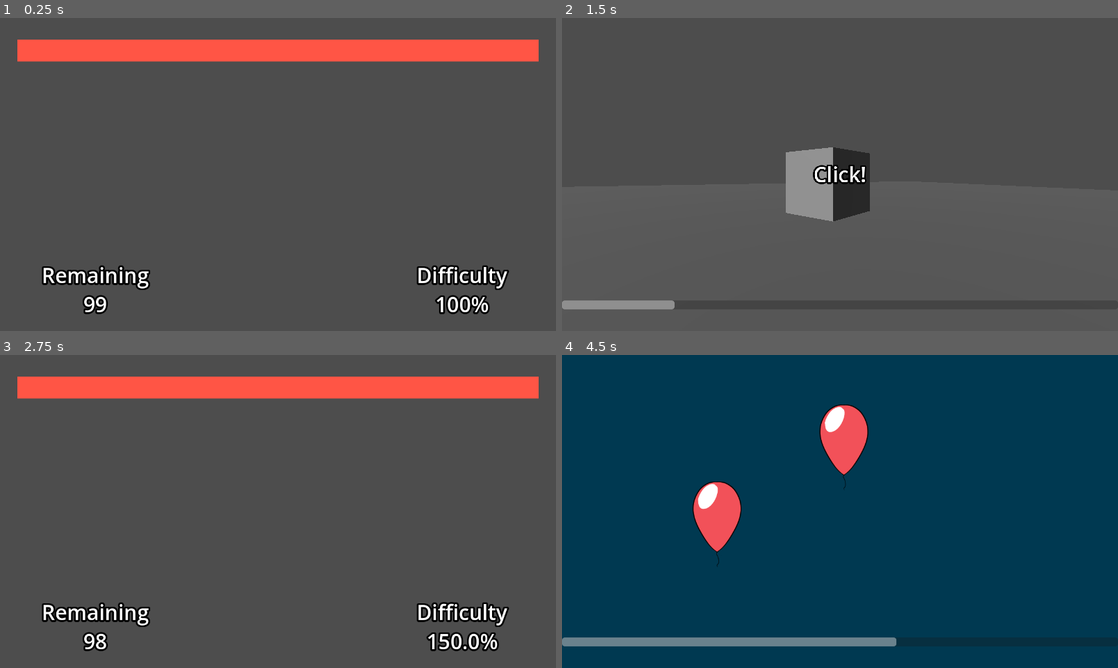
Above: before the commit, frames 1-4 (two rows, left to right).
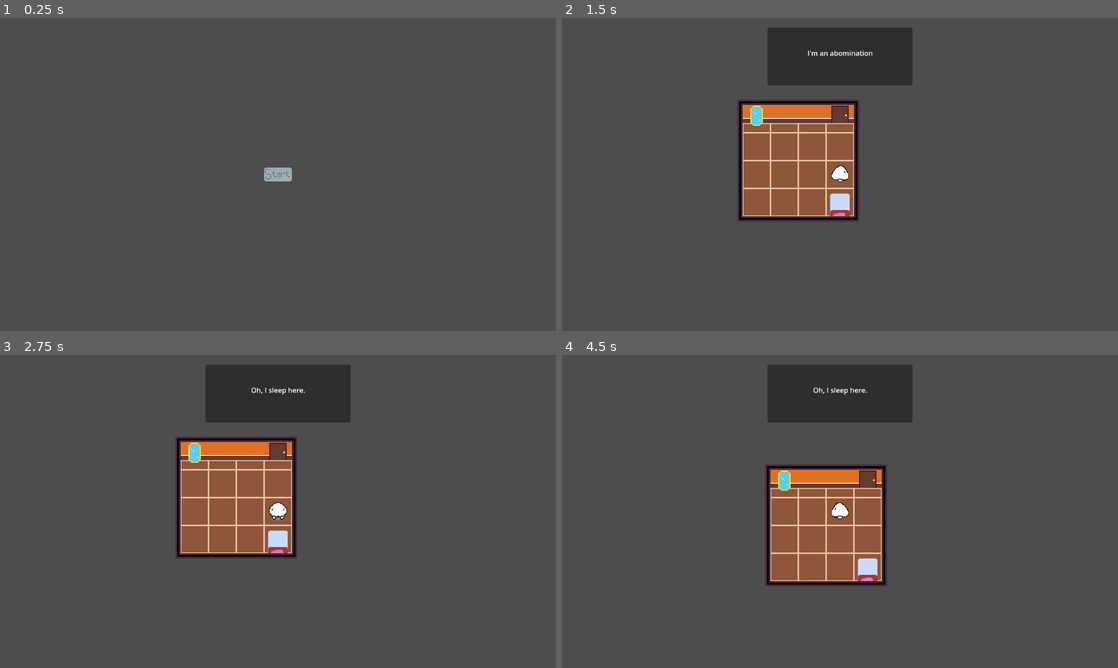
Above: after the commit, the same moments.

Repository: GDAC-at-Davis/GDAC-minigame-framework
Game: Godot game, scene res://scenes/Main.tscn
The game is run twice, just before and just after one commit, with the same random seed, the same clock (stepped at 60 frames per second) and the same inputs. Before the commit the project starts from res://minigames/balloon_popper/BalloonPopperTester.tscn.
Inputs (mouse positions are in pixels of both pictures, inside the frame that each line leads up to):
- Up to frame 1 (0.25 s): no input
- Up to frame 2 (1.5 s): click (840, 174) at 0.52 s; move the mouse to (962, 158) at 1.27 s; hold D (right) from 1.28 s (still down); click (962, 158) at 1.35 s
- Up to frame 3 (2.75 s): move the mouse to (166, 527) at 2.02 s; release D (right) at 2.03 s; hold S (down) from 2.03 s (still down); click (166, 527) at 2.1 s
- Up to frame 4 (4.5 s): tap Enter at 2.75 s; move the mouse to (895, 442) at 2.77 s; release S (down) at 2.78 s; hold D (right) 2.78-3.53 s; click (895, 442) at 2.85 s; move the mouse to (689, 549) at 3.52 s; hold W (up) 3.53-4.28 s; click (689, 549) at 3.6 s; move the mouse to (867, 389) at 4.27 s; hold A (left) from 4.28 s (still down); click (867, 389) at 4.35 s

The runs differ from the first frame. In frame 1, 9.3% of the frame differs, in the area x 3-97%, y 6-95%; in frame 2, 14%; in frame 3, 21%; in frame 4, 100%, in the area x 0-100%, y 0-100%.

Commit message:
Reworked management
Minigame and World scene management have been fully separated

Diff:
--- a/MinigameFramework/minigames/balloon_popper/BalloonPopperTester.tscn
+++ b/MinigameFramework/minigames/balloon_popper/BalloonPopperTester.tscn
@@ -12,6 +12,7 @@
 total_lives = 99
 difficulty_rate = 1
 difficulty_step = 0.5
+starting_difficulty = 1.0
 transition_time = 1.0
 metadata/_custom_type_script = "uid://p73k0qpka7a6"
 
--- a/MinigameFramework/project.godot
+++ b/MinigameFramework/project.godot
@@ -11,9 +11,13 @@
 [application]
 
 config/name="Skeleton Game"
-run/main_scene="uid://cmt8qa0bm0twj"
+run/main_scene="uid://bwqc1yd5512xs"
 config/features=PackedStringArray("4.4", "Forward Plus")
 config/icon="res://icon.svg"
+
+[autoload]
+
+GameManager="*res://scripts/game_manager.gd"
 
 [display]
 
--- a/MinigameFramework/scenes/GodScene.tscn
+++ /dev/null
@@ -1,8 +0,0 @@
-[gd_scene load_steps=2 format=3 uid="uid://blmvycvgmnnxv"]
-
-[ext_resource type="Script" uid="uid://dtmlo62vwyrq0" path="res://scripts/god_scene.gd" id="1_65nfc"]
-
-[node name="GodScene" type="Node2D"]
-script = ExtResource("1_65nfc")
-
-[node name="UICanvas" type="CanvasLayer" parent="."]
--- /dev/null
+++ b/MinigameFramework/scenes/Main.tscn
@@ -0,0 +1,7 @@
+[gd_scene load_steps=2 format=3 uid="uid://bwqc1yd5512xs"]
+
+[ext_resource type="Script" uid="uid://bwmyciuynxuo1" path="res://scripts/main.gd" id="1_0bbpv"]
+
+[node name="Main" type="Node"]
+script = ExtResource("1_0bbpv")
+metadata/_custom_type_script = "uid://bwmyciuynxuo1"
--- /dev/null
+++ b/MinigameFramework/scenes/WorldManager.tscn
@@ -0,0 +1,8 @@
+[gd_scene load_steps=2 format=3 uid="uid://blmvycvgmnnxv"]
+
+[ext_resource type="Script" uid="uid://dtmlo62vwyrq0" path="res://scripts/world_manager.gd" id="1_8lmw3"]
+
+[node name="WorldManager" type="Node2D"]
+script = ExtResource("1_8lmw3")
+
+[node name="UICanvas" type="CanvasLayer" parent="."]
--- /dev/null
+++ b/MinigameFramework/scripts/game_manager.gd
@@ -0,0 +1,21 @@
+extends Node
+
+var main_scene: Node
+var world_manager: WorldManager
+var minigame_manager: MinigameManager
+
+var _world_manager_scene: PackedScene = preload("res://scenes/WorldManager.tscn")
+var _minigame_manager_scene: PackedScene = preload("res://scenes/MinigameManager.tscn")
+
+func _ready():
+	world_manager = _world_manager_scene.instantiate()
+	minigame_manager = _minigame_manager_scene.instantiate()
+
+func switch_to_minigames(minigame_data : MinigameGroupData):
+	main_scene.remove_child(world_manager)
+	main_scene.add_child(minigame_manager)
+	minigame_manager.start(minigame_data)
+
+func switch_to_world():
+	main_scene.remove_child(minigame_manager)
+	main_scene.add_child(world_manager)
--- a/MinigameFramework/scripts/god_scene.gd
+++ /dev/null
@@ -1,52 +0,0 @@
-class_name GodScene
-extends Node2D
-
-const scene_dict = {
-	"Home" : preload("res://scenes/HomeRoom.tscn"),
-}
-
-const ui_dict = {
-	"Menu" : preload("res://scenes/Menu.tscn"),
-	"Home" : preload("res://scenes/UI.tscn"),
-}
-
-var minigame_manager_scene: PackedScene = preload("res://scenes/MinigameManager.tscn")
-var active_scene = null
-var active_ui = null
-
-@onready var ui_canvas = $UICanvas
-
-# Helper functions
-
-func load_scene(scene_name : String):
-	if active_scene != null:
-		active_scene.queue_free()
-		active_scene = null
-	if active_ui != null:
-		active_ui.queue_free()
-		active_ui = null
-	if scene_name in ui_dict:
-		active_ui = ui_dict[scene_name].instantiate()
-		ui_canvas.add_child(active_ui)
-	if scene_name in scene_dict:
-		active_scene = scene_dict[scene_name].instantiate()
-		add_child(active_scene)
-
-func load_minigame_manager(data: MinigameGroupData):
-	if active_scene != null:
-		active_scene.queue_free()
-		active_scene = null
-	if active_ui != null:
-		active_ui.queue_free()
-		active_ui = null
-	active_scene = minigame_manager_scene.instantiate()
-	(active_scene as MinigameManager).setup_data(data)
-	add_child(active_scene)
-
-func get_ui():
-	return active_ui
-
-# End of helper functions
-
-func _ready() -> void:
-	load_scene("Menu")
--- a/MinigameFramework/scripts/home_room.gd
+++ b/MinigameFramework/scripts/home_room.gd
@@ -4,7 +4,6 @@
 var player = null
 @onready var visual_tilemap = $VisualTileMap
 @onready var collision_tilemap = $CollisionTileMap
-@onready var ui = get_parent().get_ui()
 
 var CELL_SIZE = 32
 var SPAWN_CELL_ID = 4
@@ -67,12 +66,12 @@
 func interact(interaction : String):
 	match interaction:
 		"bed":
-			ui.play_text("Oh, I sleep here.")
+			GameManager.world_manager.active_ui.play_text("Oh, I sleep here.")
 		"mirror":
-			ui.play_text("I'm an abomination")
+			GameManager.world_manager.active_ui.play_text("I'm an abomination")
 		"door":
-			ui.play_text("get me out of here")
-			(get_parent() as GodScene).load_minigame_manager(preload("res://resources/minigame_groups/home_minigame_group.tres"))
+			GameManager.world_manager.active_ui.play_text("get me out of here")
+			GameManager.switch_to_minigames(preload("res://resources/minigame_groups/home_minigame_group.tres"))
 
 func _ready() -> void:
 	spawn_player()
--- /dev/null
+++ b/MinigameFramework/scripts/main.gd
@@ -0,0 +1,7 @@
+class_name Main
+extends Node
+
+func _ready() -> void:
+	GameManager.main_scene = self
+	GameManager.switch_to_world()
+	GameManager.world_manager.load_ui("Menu")
--- a/MinigameFramework/scripts/menu.gd
+++ b/MinigameFramework/scripts/menu.gd
@@ -1,6 +1,5 @@
 extends Control
 
-@onready var god_scene = get_parent().get_parent()
-
 func _on_start_button_pressed() -> void:
-	god_scene.load_scene("Home")
+	GameManager.world_manager.load_scene("Home")
+	GameManager.world_manager.load_ui("Home")
--- a/MinigameFramework/scripts/minigame.gd
+++ b/MinigameFramework/scripts/minigame.gd
@@ -12,7 +12,6 @@
 @export var skip_time: float = 1.0
 
 var countdown_timer: Timer
-var minigame_manager: MinigameManager
 
 ## Represents the current difficulty level of the minigame. A value of 2.0 should roughly translate to the minigame being twice as difficult.
 var difficulty: float = 1.0
@@ -27,7 +26,7 @@
 	add_child(countdown_timer)
 	countdown_timer.timeout.connect(_on_countdown_timeout)
 
-	difficulty = minigame_manager.difficulty_scale
+	difficulty = GameManager.minigame_manager.difficulty_scale
 
 	start()
 
@@ -37,7 +36,7 @@
 
 
 func _physics_process(delta):
-	minigame_manager.update_time_display(countdown_timer.time_left, countdown_time)
+	GameManager.minigame_manager.update_time_display(countdown_timer.time_left, countdown_time)
 	run()
 
 
@@ -87,4 +86,4 @@
 	if not has_won:
 		lose()
 	complete()
-	minigame_manager.minigame_completed.emit(has_won)
+	GameManager.minigame_manager.minigame_completed.emit(has_won)
--- a/MinigameFramework/scripts/minigame_group.gd
+++ b/MinigameFramework/scripts/minigame_group.gd
@@ -15,5 +15,7 @@
 @export var difficulty_rate: int = 2
 ## Amount the difficulty increases each time
 @export var difficulty_step: float = 0.2
+## The difficulty to start at
+@export var starting_difficulty: float = 1.0
 ## How long to stay on the transition screen
 @export var transition_time: float = 3.0
--- a/MinigameFramework/scripts/minigame_manager.gd
+++ b/MinigameFramework/scripts/minigame_manager.gd
@@ -53,9 +53,7 @@
 @onready var difficulty_label: RichTextLabel = $TransitionLayer/DifficultyLabel
 @onready var minigames_left_label: RichTextLabel = $TransitionLayer/MinigamesLeftLabel
 
-func _ready() -> void:
-	minigame_completed.connect(_on_minigame_completed)
-
+func _ready():
 	instruction_timer = Timer.new()
 	instruction_timer.one_shot = true
 	instruction_timer.timeout.connect(_on_instruction_timer_timeout)
@@ -64,34 +62,37 @@
 	transition_timer = Timer.new()
 	transition_timer.one_shot = true
 	transition_timer.timeout.connect(_on_transition_timer_timeout)
+	add_child(transition_timer)
+
+func _process(delta):
+	if instruction_timer.time_left > 0:
+		var weight = _instruction_scale_curve.sample_baked((INSTRUCTION_DISPLAY_TIME - instruction_timer.time_left) / (INSTRUCTION_DISPLAY_TIME))
+		instruction_label.scale = Vector2(lerpf(1.0, 5.0, weight), lerpf(1.0, 5.0, weight))
+
+
+func start(minigame_data: MinigameGroupData):
+	data = minigame_data
+	minigame_completed.connect(_on_minigame_completed)
+
+	current_minigame_node = null
 	transition_timer.wait_time = data.transition_time
-	add_child(transition_timer)
-	transition_timer.start()
-
 	health_bar.max_value = data.total_lives
 	health_bar.value = data.total_lives
 	lives_left = data.total_lives
 	minigames_left = data.total_minigames
+	difficulty_scale = data.starting_difficulty
+	_minigame_idx = 0
 
 	if data.transition_background:
 		transition_layer.add_child(data.transition_background.instantiate())
 	minigame_ui_layer.visible = false
 
 	data.minigames.shuffle()
-
-
-func _process(delta):
-	var weight = _instruction_scale_curve.sample_baked((INSTRUCTION_DISPLAY_TIME - instruction_timer.time_left) / (INSTRUCTION_DISPLAY_TIME))
-	instruction_label.scale = Vector2(lerpf(1.0, 5.0, weight), lerpf(1.0, 5.0, weight))
-
-
-func setup_data(minigame_data: MinigameGroupData):
-	data = minigame_data
-
+	transition_timer.start()
 
 func start_minigame() -> void:
 	if data.minigames.size() == 0:
-		(get_parent() as GodScene).load_scene("Home")
+		GameManager.switch_to_world()
 		return
 	var minigame_scene: PackedScene
 	if minigames_left == 1 and data.final_minigame:
@@ -100,7 +101,6 @@
 		minigame_scene = data.minigames[_minigame_idx]
 	_minigame_idx += 1
 	current_minigame_node = minigame_scene.instantiate()
-	current_minigame_node.minigame_manager = self
 	minigame_layer.add_child(current_minigame_node)
 
 	transition_layer.visible = false
@@ -119,7 +119,7 @@
 	minigame_ui_layer.visible = false
 	transition_layer.visible = true
 	if minigames_left == 0 or lives_left == 0:
-		(get_parent() as GodScene).load_scene("Home")
+		GameManager.switch_to_world()
 	else:
 		transition_timer.start()
 
--- a/MinigameFramework/scripts/minigame_tester.gd
+++ b/MinigameFramework/scripts/minigame_tester.gd
@@ -7,5 +7,5 @@
 
 func _ready():
 	var manager: MinigameManager = minigame_manager_scene.instantiate()
-	manager.setup_data(minigame_data)
 	add_child(manager)
+	manager.start(minigame_data)
--- /dev/null
+++ b/MinigameFramework/scripts/world_manager.gd
@@ -0,0 +1,55 @@
+class_name WorldManager
+extends Node2D
+
+const scene_dict = {
+	"Home" : preload("res://scenes/HomeRoom.tscn"),
+}
+
+const ui_dict = {
+	"Menu" : preload("res://scenes/Menu.tscn"),
+	"Home" : preload("res://scenes/UI.tscn"),
+}
+
+var active_scene = null:
+	get():
+		return active_scene
+var active_ui = null:
+	get():
+		return active_ui
+
+@onready var ui_canvas = $UICanvas
+
+# Helper functions
+
+func load_scene(scene_name : String, delete : bool = true, keep_running : bool = false):
+	if active_scene != null:
+		if delete:
+			active_scene.queue_free()
+		elif keep_running:
+			active_scene.visible = false
+		else:
+			remove_child(active_scene)
+		active_scene = null
+	var new_scene = scene_dict.get(scene_name)
+	if new_scene:
+		active_scene = new_scene.instantiate()
+		add_child(active_scene)
+
+func load_ui(ui_name : String, delete : bool = true, keep_running : bool = false):
+	if active_ui != null:
+		if delete:
+			active_ui.queue_free()
+		elif keep_running:
+			active_ui.visible = false
+		else:
+			ui_canvas.remove_child(active_ui)
+		active_ui = null
+	var new_ui = ui_dict.get(ui_name)
+	if new_ui:
+		active_ui = new_ui.instantiate()
+		ui_canvas.add_child(active_ui)
+
+# End of helper functions
+
+func _ready() -> void:
+	load_scene("Menu")
Not shown, added: MinigameFramework/scripts/game_manager.gd.uid
Not shown, added: MinigameFramework/scripts/main.gd.uid
Renamed: MinigameFramework/scripts/god_scene.gd.uid -> MinigameFramework/scripts/world_manager.gd.uid
